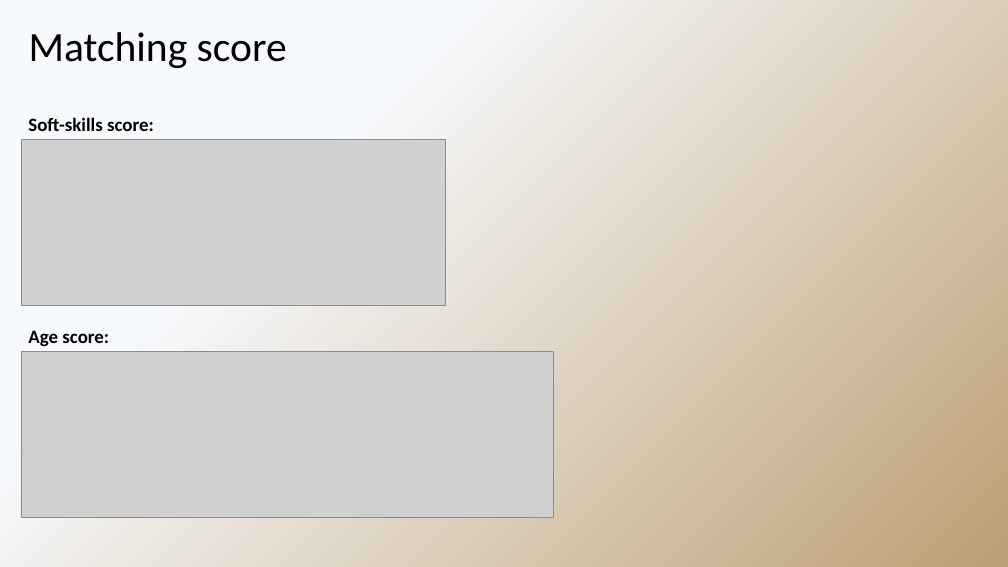
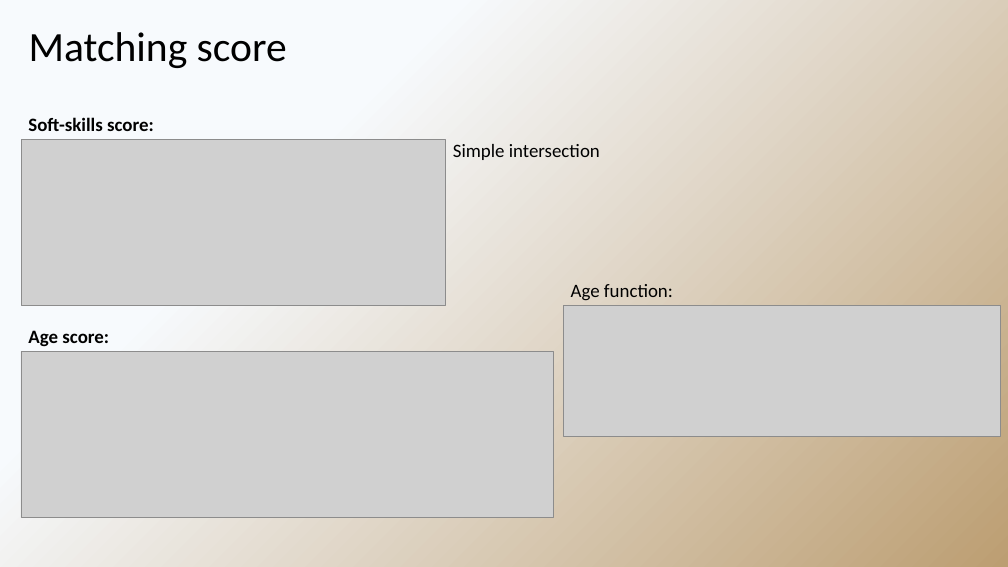
Before and after one commit to jacons/Interpretable-by-design-Human-Recommender, a slide deck: slide 15 of raw_source/Seminar1.pptx. Drawn at 1008x567 pixels with LibreOffice and Linux fonts; fonts in the diff are those of the drawing; grey boxes stand for pictures. Boxes give left, top, right and bottom in pixels: in the first picture for what was removed or moved away, otherwise in the second. Text is boxed around its words. In the diff, an @@ line names an element or a change of style, - is before the commit and + after.

```diff
--- a/raw_source/Seminar1.pptx
+++ b/raw_source/Seminar1.pptx
@@ text added at (453,144,600,160), 18 pt, text #000000 @@
+Simple intersection
@@ text added at (571,284,673,301), 18 pt, text #000000 @@
+Age function:
@@ picture added at (563,306,1000,436) @@
```
Also in this commit, not shown: 5 other slides changed, 1 slide added, 1 slide removed, 4 other files.
